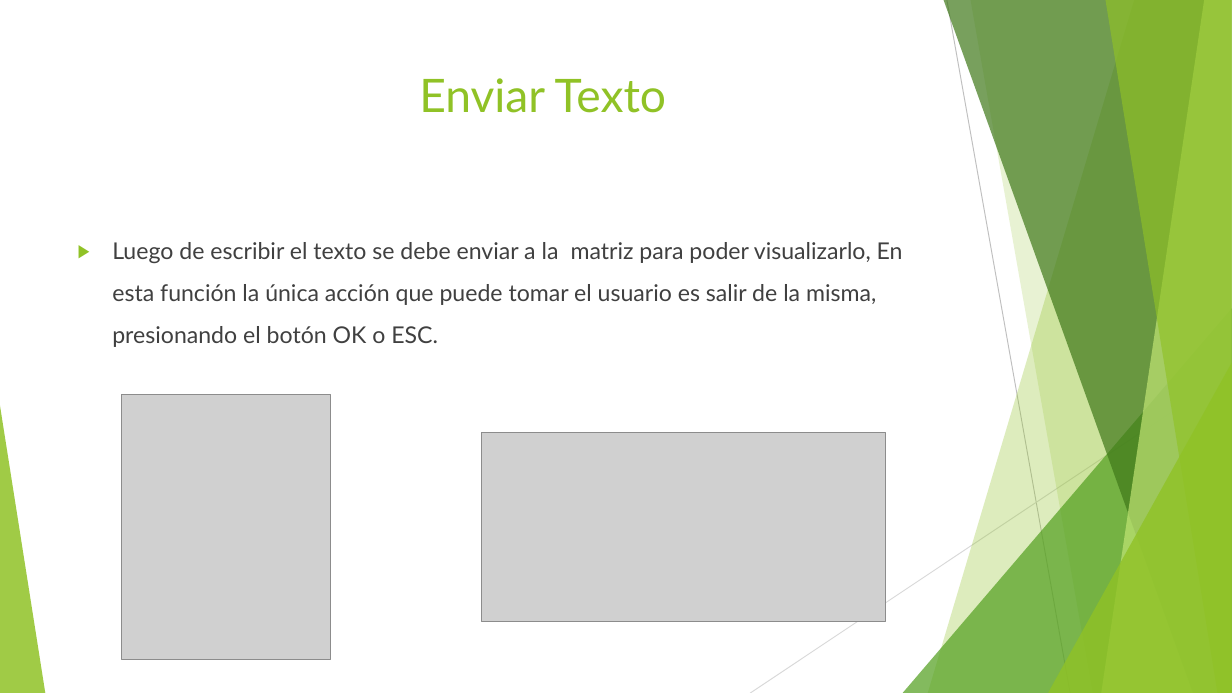
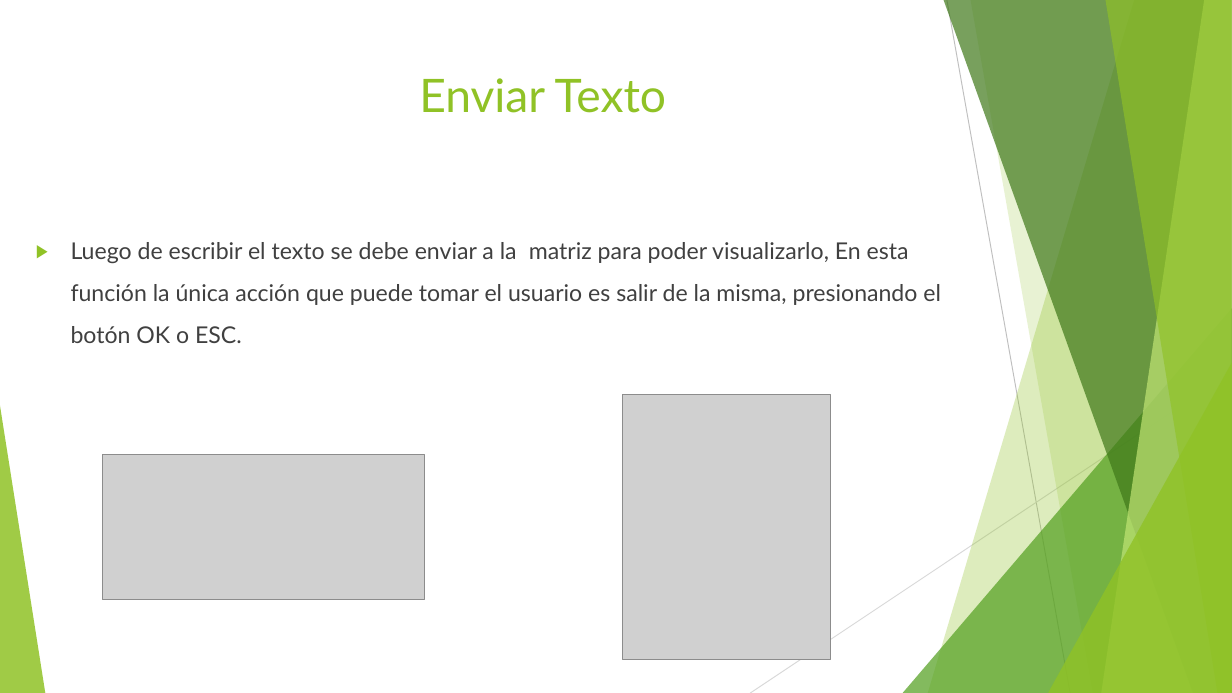
Before and after one commit to silvagustin/taller_de_proyecto_1, a slide deck: slide 15 of docs/Presentación.pptx (slide 12 before the commit). Drawn at 1232x693 pixels with LibreOffice and Linux fonts; fonts in the diff are those of the drawing; grey boxes stand for pictures. Boxes give left, top, right and bottom in pixels: in the first picture for what was removed or moved away, otherwise in the second. Text is boxed around its words. In the diff, an @@ line names an element or a change of style, - is before the commit and + after.

```diff
--- a/docs/Presentación.pptx
+++ b/docs/Presentación.pptx
@@ text "Luego de escribir el texto ..." rewrapped from (112, 242, 903, 347) to (71, 242, 941, 343) @@
@@ picture: place and size @@
-picture at (122, 395, 331, 659)
+picture at (622, 395, 831, 659)
@@ picture removed at (482, 433, 886, 621) @@
@@ picture added at (102, 455, 424, 600) @@
```
Also in this commit, not shown: 3 other slides changed, 3 slides added, 38 other files.
